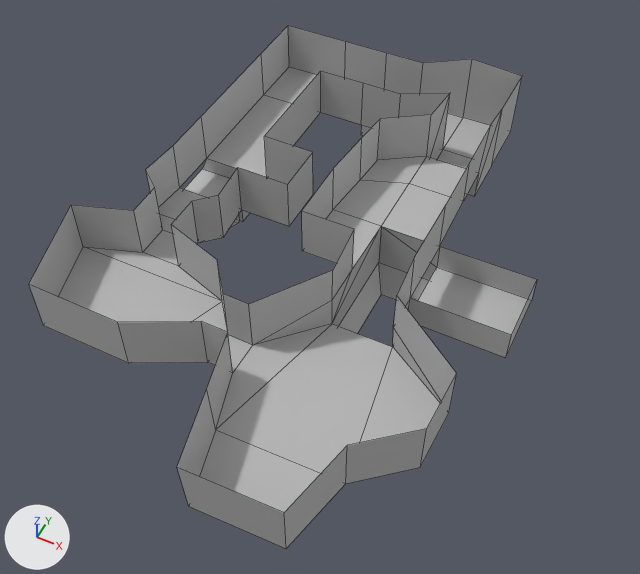
The FBX model UnityGame/Brainz/Assets/Maya Imports/FirstLevel.fbx as it was, and as the next commit left it.
Both versions are drawn from a 50 mm lens placed at (0.222, -0.374, 0.441), pointed at (0.047, -0.024, 0.004). Arrows for +X, +Y and +Z are at lower left; the lights stay in place. Mesh edges are drawn as thin lines. Where no turn or scale is listed for an object, it has been applied to the vertices.

The first picture shows 'Level'.
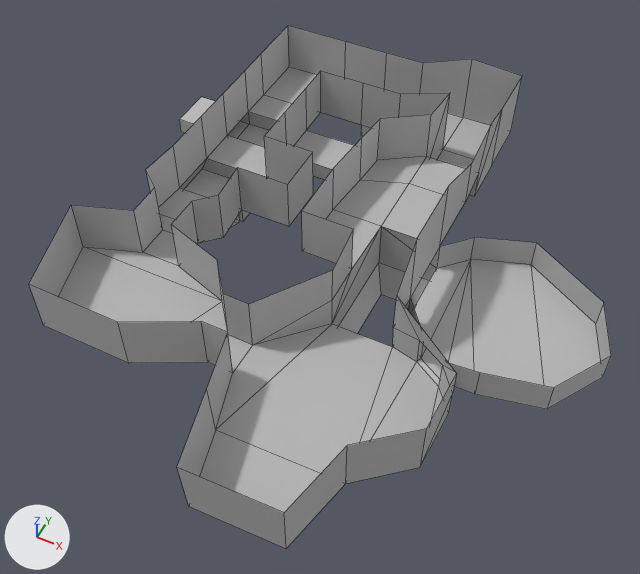
Diff of the bpy script that builds the scene:
```diff
--- a/UnityGame/Brainz/Assets/Maya Imports/FirstLevel.fbx.py
+++ b/UnityGame/Brainz/Assets/Maya Imports/FirstLevel.fbx.py
@@ me_mesh @@
 # used by ob_level; location = (0.0, 0.0, 0.0)
 # verts and faces of me_mesh; kept vertices keep their numbers, new ones are numbered from 136
 # before: 59 (0.067, -0.018, 0.024) at pixel (352, 269), 131 (0.067, -0.018, 0.06) at pixel (354, 228)
-me_mesh.from_pydata(...)  # 136 vertices, 112 faces; spans x -0.118..0.175, y -0.197..0.192, z -0.035..0.06
+me_mesh.from_pydata(...)  # 173 vertices, 150 faces; spans x -0.135..0.233, y -0.197..0.192, z -0.035..0.076
+# me_mesh part 1
+# 3 faces are deleted
+# 20 vertices are added at x -0.135..0.007, y 0.088..0.122, z -0.012..0.04
+# 22 new faces join them
+# me_mesh part 2
+# 8 faces are deleted
+# 10 vertices move from x 0.108..0.175, y -0.023..0.076, z 0.001..0.06 to x 0.109..0.233, y -0.023..0.076, z 0.002..0.076
+# 17 vertices are added at x 0.127..0.218, y -0.077..0.059, z 0.001..0.023
+# 27 new faces join them
+# me_mesh part 3
+verts[59] = (0.066, -0.018, 0.024)  # moved, pixel (351, 269)
+verts[131] = (0.066, -0.018, 0.06)  # moved, pixel (353, 228)
 me_mesh.materials.append(mat_lambert1)
```

Location of each change, [x1, y1, x2, y2] in pixels of the pictures (640 x 574 px; the box of a moved part takes in the faces that stretch with it):
'Level', reshaped (15% wider)
    before: [29, 25, 537, 549]
    after: [29, 25, 611, 549]
part 1 of me_mesh, built on
    before: [201, 54, 321, 177]
    after: [179, 54, 355, 189]
part 2 of me_mesh, built on
    before: [360, 125, 537, 467]
    after: [360, 125, 611, 467]
part 3 of me_mesh, moved or reshaped
    both: [302, 210, 381, 323]
